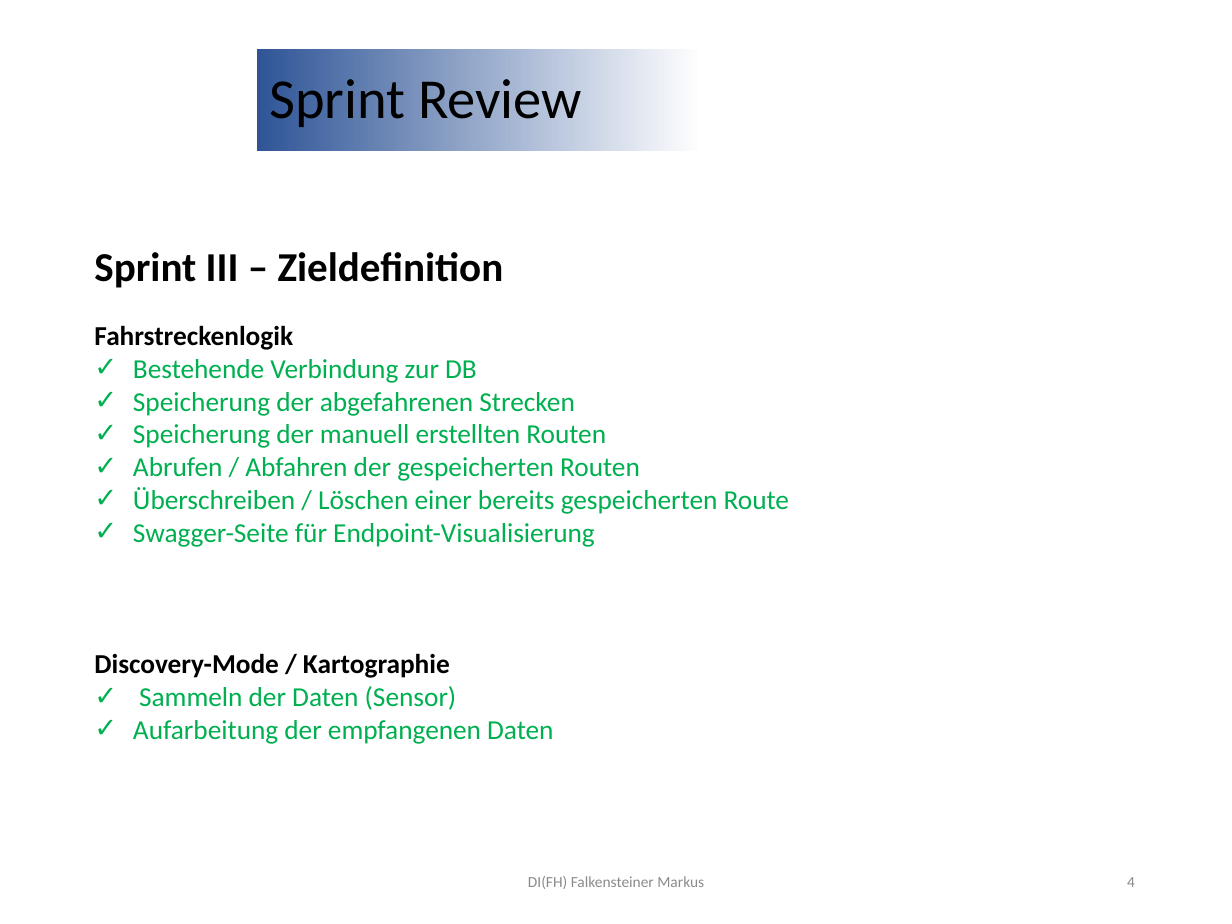
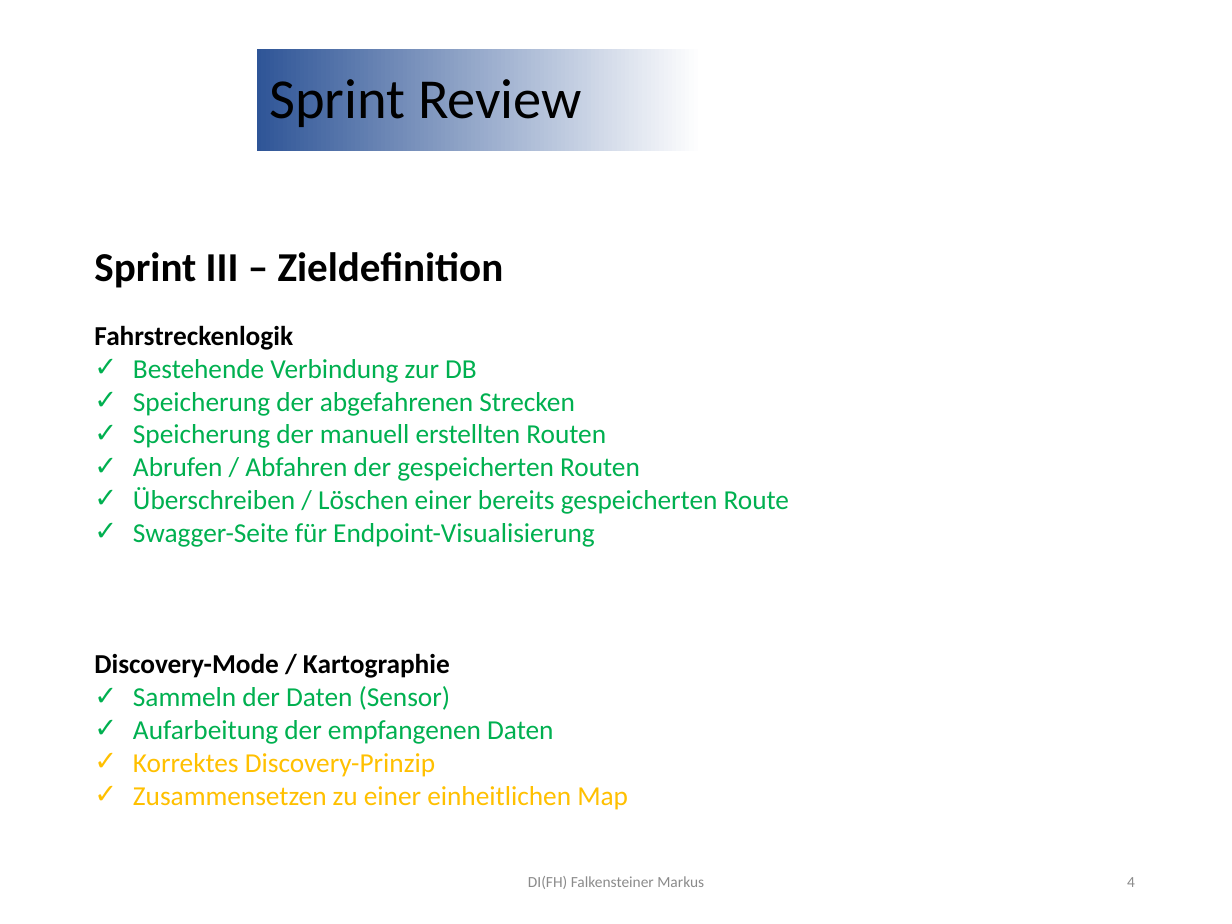
Before and after one commit to jonasaberger/SYP4_MBOT_G1, a slide deck: slide 4 of 02_Backend/!_Docs/INF4_SYP_Gruppe1_Sprint3_Review.pptx. Drawn at 1232x924 pixels with LibreOffice and Linux fonts; fonts in the diff are those of the drawing; background and template pictures are left out. Boxes give left, top, right and bottom in pixels: in the first picture for what was removed or moved away, otherwise in the second. Text is boxed around its words. In the diff, an @@ line names an element or a change of style, - is before the commit and + after.

Commit message:
Update Sprint 3 Review presentation

```diff
--- a/02_Backend/!_Docs/INF4_SYP_Gruppe1_Sprint3_Review.pptx
+++ b/02_Backend/!_Docs/INF4_SYP_Gruppe1_Sprint3_Review.pptx
@@ text at <box>133,753,628,810</box>: paragraphs added @@
+✓ Korrektes Discovery-Prinzip
+✓ Zusammensetzen zu einer einheitlichen Map
```
Also in this commit, not shown: 2 other slides changed.
